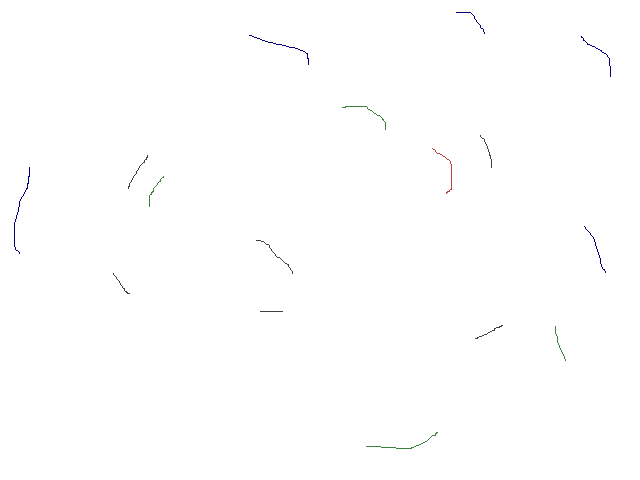
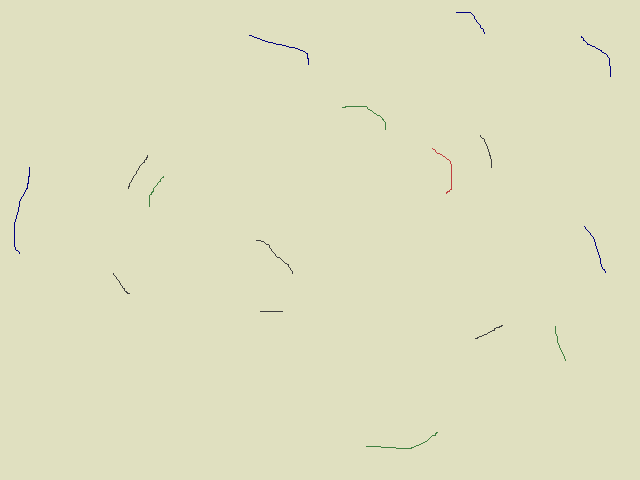
Layers edited between the first and the second 640x480 image:
painted on "Background" over left=0, top=0, right=640, bottom=480
painted on "12_low.png" over left=0, top=0, right=640, bottom=480
